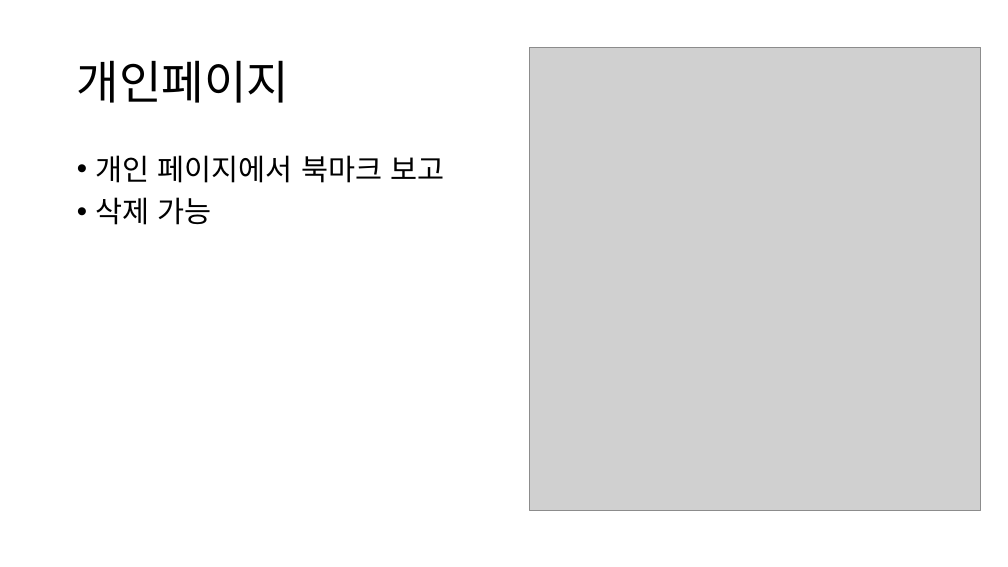
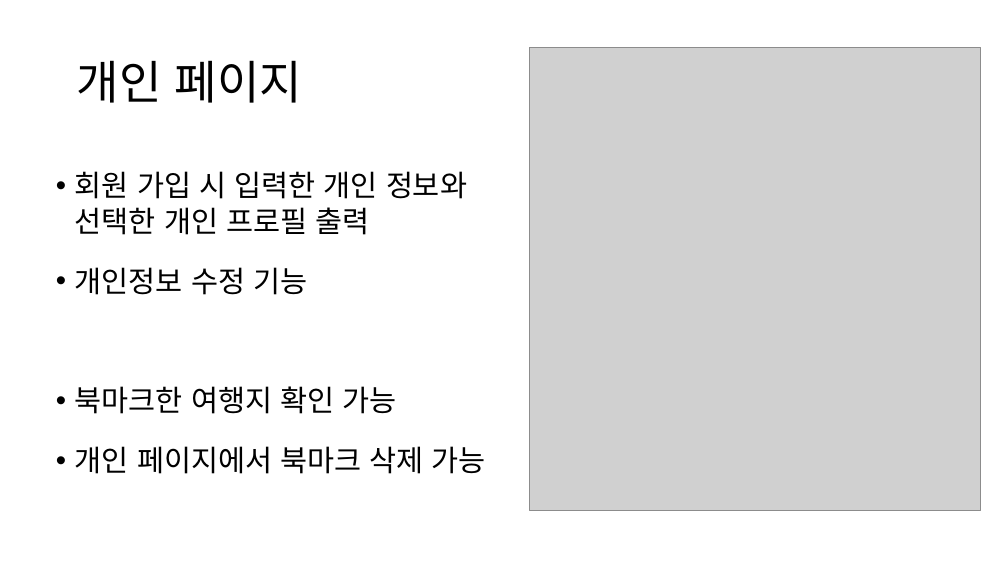
Before and after one commit to Grat3Su/EnjoyTrip, a slide deck: slide 12 of 부울경 3반 1조.pptx (slide 7 before the commit). Drawn at 1008x567 pixels with LibreOffice and Linux fonts; fonts in the diff are those of the drawing; grey boxes stand for pictures. Boxes give left, top, right and bottom in pixels: in the first picture for what was removed or moved away, otherwise in the second. Text is boxed around its words. In the diff, an @@ line names an element or a change of style, - is before the commit and + after.

```diff
--- a/부울경 3반 1조.pptx
+++ b/부울경 3반 1조.pptx
@@ title at <box>77,60,302,103</box>: spaces changed @@
-개인페이지
+개인 페이지
@@ text "회원 가입 시 입력한 개인 ..." at <box>75,171,486,474</box>: vertical alignment top to middle @@
@@ text at <box>75,171,486,474</box>: text changed @@
-• 개인 페이지에서 북마크 보고
-• 삭제 가능
+• 회원 가입 시 입력한 개인 정보와 선택한 개인 프로필 출력
+• 개인정보 수정 기능
+• 북마크한 여행지 확인 가능
+• 개인 페이지에서 북마크 삭제 가능
```
Also in this commit, not shown: 5 other slides changed, 9 slides added, 2 slides removed, 5 other files.
